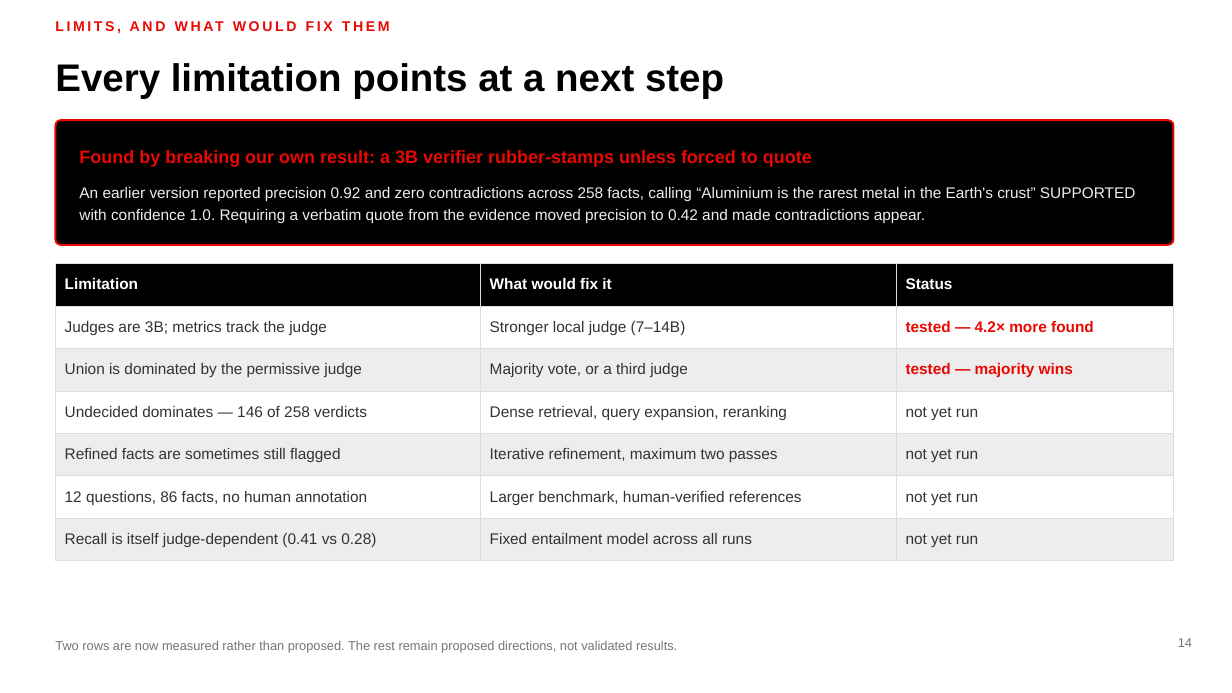
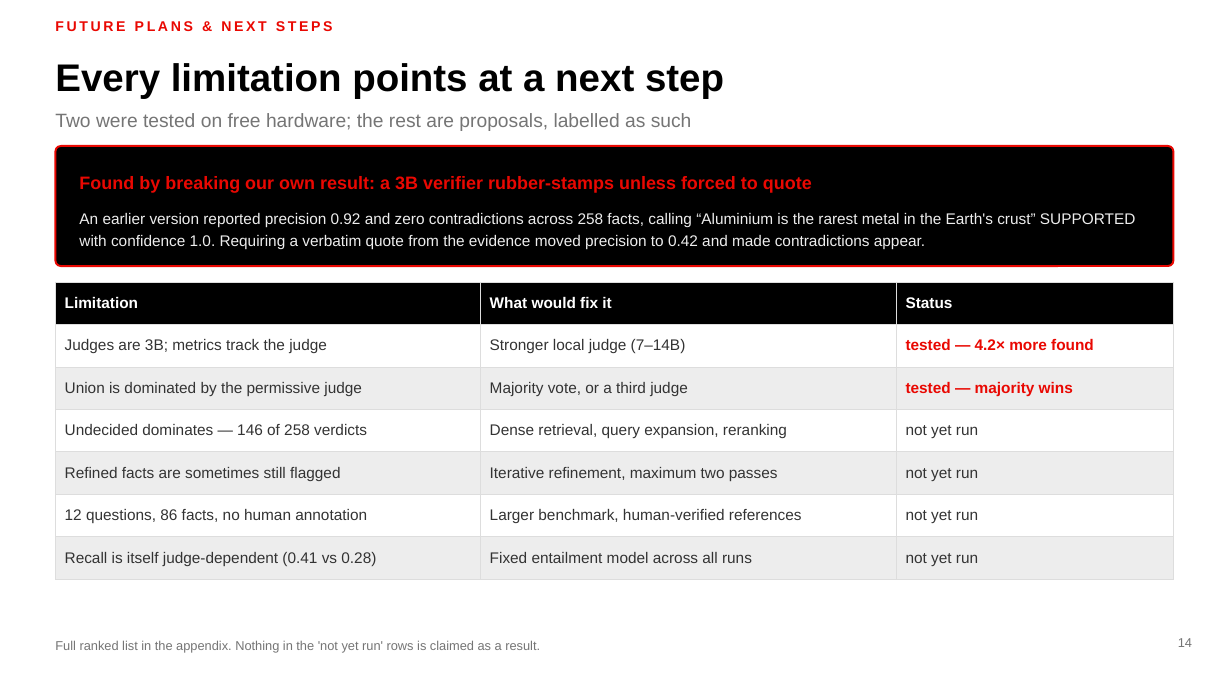
Before and after one commit to MadhavKrishna06/Verifact-Lite, a slide deck: slide 14 of presentation/VERIFACT-Lite-TTU.pptx. Drawn at 1232x693 pixels with LibreOffice and Linux fonts; fonts in the diff are those of the drawing. Boxes give left, top, right and bottom in pixels: in the first picture for what was removed or moved away, otherwise in the second. Text is boxed around its words. In the diff, an @@ line names an element or a change of style, - is before the commit and + after.

```diff
--- a/presentation/VERIFACT-Lite-TTU.pptx
+++ b/presentation/VERIFACT-Lite-TTU.pptx
@@ text at [55,21,333,31]: text changed @@
-LIMITS, AND WHAT WOULD FIX THEM
+FUTURE PLANS & NEXT STEPS
@@ text added at [55,113,692,131], 15 pt, text #757575 @@
+Two were tested on free hardware; the rest are proposals, labelled as such
@@ rounded rectangle: place and size @@
-rounded rectangle at [55,120,1174,245]
+rounded rectangle at [55,146,1174,266]
@@ rounded rectangle at [55,146,1174,266]: proportions changed @@
@@ text "Found by breaking our own ...": place and size @@
-text "Found by breaking our own ..." at [79,150,812,167]
+text "Found by breaking our own ..." at [79,176,812,193]
@@ text "An earlier version reported precision ...": place and size @@
-text "An earlier version reported precision ..." at [79,187,1135,224]
+text "An earlier version reported precision ..." at [79,213,1135,249]
@@ table: place and size @@
-table at [55,263,1174,551]
+table at [55,282,1174,570]
@@ text at [55,640,540,653]: text changed @@
-Two rows are now measured rather than proposed. The rest remain proposed directions, not validated results.
+Full ranked list in the appendix. Nothing in the 'not yet run' rows is claimed as a result.
```
Also in this commit, not shown: 13 other slides changed, 3 slides added, 2 slides removed, 1 other file.
